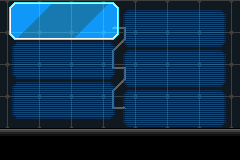
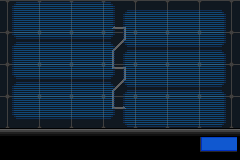
Before/after of a 240 x 160 layered artwork. What changed in the layer stack:
added layer "Cancel" above "Border" over [200, 137, 237, 152]
renamed "Fill-Select" to "Fill", hid it, painted on it over [9, 2, 119, 40]
showed "Empty copy #3" over [12, 2, 115, 39]
